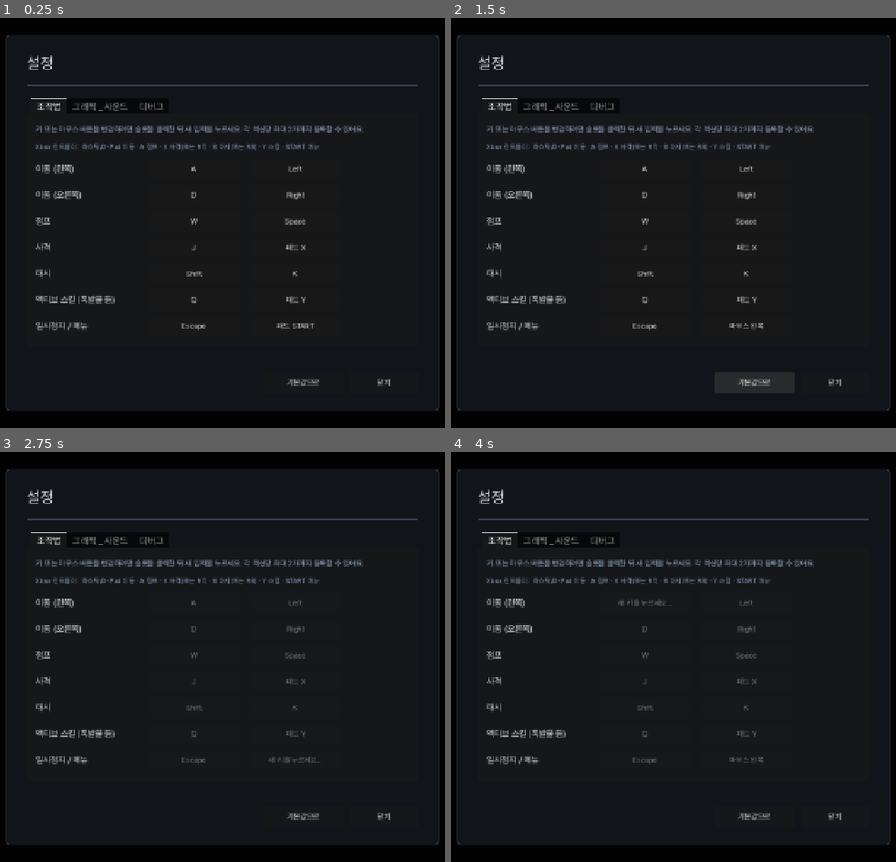
Above: before the commit, frames 1-4 (two rows, left to right).
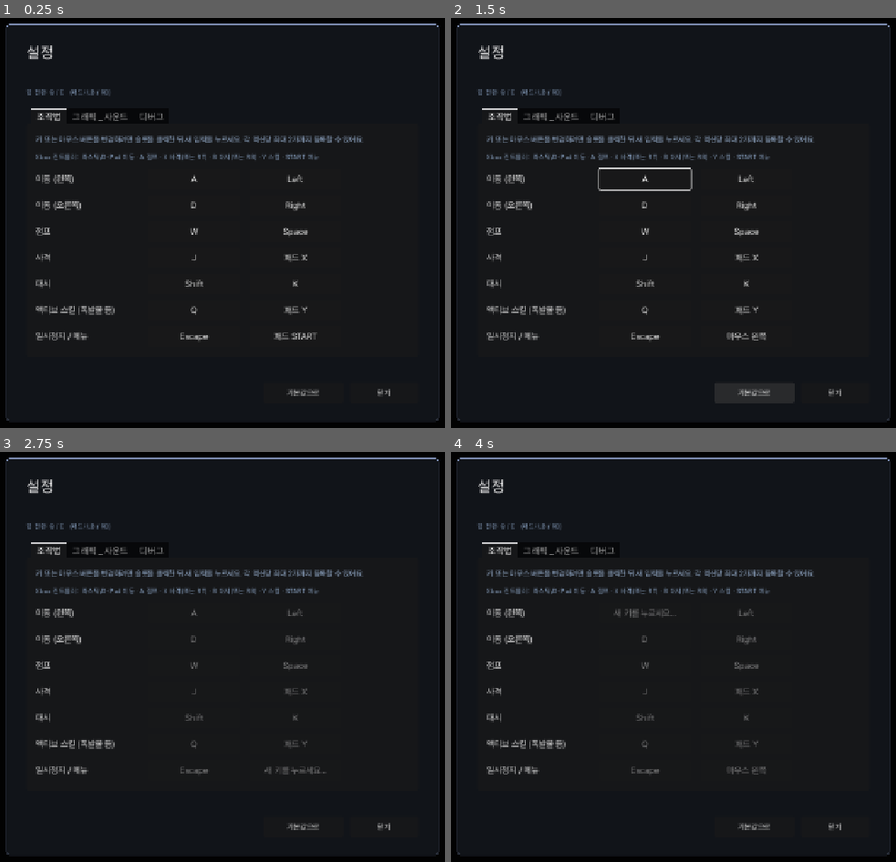
Above: after the commit, the same moments.

Repository: soomin007/EyesOnYou
Game: Godot game, scene res://scenes/settings.tscn
The game is run twice, just before and just after one commit, with the same random seed, the same clock (stepped at 60 frames per second) and the same inputs. This scene is started directly instead of the project's main scene.
Inputs:
- Up to frame 1 (0.25 s): no input
- Up to frame 2 (1.5 s): click "패드 START" at 0.5 s; click "기본값으로" at 1.25 s
- Up to frame 3 (2.75 s): click "마우스 왼쪽" at 2 s
- Up to frame 4 (4 s): click "닫기" at 2.75 s; click "A" at 3.5 s

The runs differ from the first frame. In frame 1, 7.0% of the frame differs, in the area x 1-99%, y 1-99%; in frame 2, 7.2%; in frame 3, 6.7%; in frame 4, 6.9%.

Commit message:
fix(ux): Settings 패드 조작 + 격리병동 이스터에그 매번 노출
격리병동(ward):
- 이스터에그 문 위치(x=2000)의 통로 장애물 플랫폼 제거 — 시야 확보.
- visited_arcturus 영구 게이트 제거 — 매 stage 진입마다 다시 트리거 가능.
  (lore 추적용 플래그는 그대로 set, 단 게이트로 쓰지 않음.)

Settings:
- Q/E (키보드) + LB/RB (패드) 로 탭 전환 — 조작법/그래픽·사운드/디버그 사이.
  키바인드 캡쳐 중엔 비활성화. 상단에 "탭 전환: Q/E (패드: LB/RB)" 안내.
- 위/아래 hold 연속 포커스 이동 — Godot 기본 ui_up/down은 echo 자동 반복이
  안 돼서 _process로 직접 폴링 (initial 0.35s, repeat 0.06s).
- 키바인드 grid에 명시적 focus_neighbor 설정 — 행마다 column 폭이 미세하게
  달라 같은 column 내 위/아래가 두 번 눌러야 이동하던 버그(사용자 피드백)
  해소. clip_text + SHRINK_BEGIN으로 button 폭도 결정적.
- 진입 시 첫 키바인드 버튼에 1s 락아웃 후 자동 포커스.

스토리모드 흐름 답변(질문에 대한 답): 비상탈출로(stage 3) → 보스(stage 4)는
의도된 흐름. 좁고 조용한 우회로 → 마지막 대결 직전 호흡.

Co-Authored-By: Claude Opus 4.7 (1M context) <noreply@anthropic.com>

Diff:
--- a/scripts/MapData.gd
+++ b/scripts/MapData.gd
@@ -441,9 +441,8 @@
 			{"pos": Vector2(2900, 420), "w": 200.0},
 			{"pos": Vector2(2960, 440), "w": 80.0},
 			{"pos": Vector2(3020, 480), "w": 80.0},
-			# 주 통로 장애물
+			# 주 통로 장애물 — 이스터에그 문 위치(x=2000)는 시야가 트여야 해서 제외.
 			{"pos": Vector2(1200, 560), "w": 120.0},
-			{"pos": Vector2(2000, 560), "w": 120.0},
 			{"pos": Vector2(2800, 560), "w": 120.0},
 		],
 		"enemies": {
--- a/scripts/Settings.gd
+++ b/scripts/Settings.gd
@@ -23,6 +23,13 @@
 var dim: ColorRect
 var panel: PanelContainer
 var tabs: TabContainer
+
+# 위/아래 포커스 hold 연속 이동 (사용자 피드백: "쭉 누르고 있어도 드르륵").
+const NAV_INITIAL_DELAY: float = 0.35
+const NAV_REPEAT_INTERVAL: float = 0.06
+var nav_dir: int = 0
+var nav_hold_t: float = 0.0
+var nav_repeat_t: float = 0.0
 
 func _ready() -> void:
 	process_mode = Node.PROCESS_MODE_ALWAYS
@@ -72,6 +79,12 @@
 	divider.custom_minimum_size = Vector2(0, 1)
 	v.add_child(divider)
 
+	var tab_hint := Label.new()
+	tab_hint.text = "탭 전환: Q / E   (패드: LB / RB)"
+	tab_hint.add_theme_font_size_override("font_size", 12)
+	tab_hint.add_theme_color_override("font_color", Color(0.55, 0.65, 0.78))
+	v.add_child(tab_hint)
+
 	tabs = TabContainer.new()
 	tabs.size_flags_vertical = Control.SIZE_EXPAND_FILL
 	tabs.custom_minimum_size = Vector2(0, 380)
@@ -98,6 +111,11 @@
 	bottom_hb.add_child(btn_close)
 
 	_refresh_all_keybind_buttons()
+	# 진입 시 첫 키바인드 버튼에 포커스 잡기 (1s 락아웃 — 메뉴 연타 사고 방지).
+	if ACTIONS.size() > 0:
+		var first_btns: Array = key_buttons.get(str(ACTIONS[0]["id"]), [])
+		if first_btns.size() > 0 and first_btns[0] is Button:
+			GameState.arm_focus_with_delay(self, first_btns[0])
 
 func _build_keybind_tab() -> Control:
 	var outer := MarginContainer.new()
@@ -147,12 +165,45 @@
 		for i in MAX_KEYS_PER_ACTION:
 			var btn := Button.new()
 			btn.custom_minimum_size = Vector2(160, 36)
-			btn.add_theme_font_size_override("font_size", 13)
+			btn.add_theme_font_size_override("font_size", 15)
+			# 가로/세로 size_flags를 SHRINK으로 고정 → 텍스트 길이로 인한 column 폭 변화 방지
+			# (이전엔 "마우스 왼쪽" 등 긴 라벨이 있는 행에서 포커스 이동이 두 번 필요했음).
+			btn.size_flags_horizontal = Control.SIZE_SHRINK_BEGIN
+			btn.clip_text = true
 			btn.pressed.connect(_on_key_button_pressed.bind(action_id, i, btn))
 			grid.add_child(btn)
 			btns.append(btn)
 		key_buttons[action_id] = btns
+	# 명시적 focus_neighbor 설정 — 같은 column 내 위/아래 이동을 결정적으로.
+	# Godot 자동 계산은 인접 cell의 geometry가 미세하게 어긋나면(라벨 폭 차이 등)
+	# "두 번 눌러야 이동" 같은 결과를 낳을 수 있어서 직접 잡아준다.
+	_wire_keybind_focus()
 	return outer
+
+func _wire_keybind_focus() -> void:
+	for action_idx in ACTIONS.size():
+		var aid: String = str(ACTIONS[action_idx]["id"])
+		var btns: Array = key_buttons.get(aid, [])
+		if btns.size() < MAX_KEYS_PER_ACTION:
+			continue
+		var prev_btns: Array = []
+		var next_btns: Array = []
+		if action_idx > 0:
+			prev_btns = key_buttons.get(str(ACTIONS[action_idx - 1]["id"]), [])
+		if action_idx < ACTIONS.size() - 1:
+			next_btns = key_buttons.get(str(ACTIONS[action_idx + 1]["id"]), [])
+		for col in MAX_KEYS_PER_ACTION:
+			var btn: Button = btns[col] as Button
+			if btn == null:
+				continue
+			if prev_btns.size() > col and prev_btns[col] is Control:
+				btn.focus_neighbor_top = btn.get_path_to(prev_btns[col])
+			if next_btns.size() > col and next_btns[col] is Control:
+				btn.focus_neighbor_bottom = btn.get_path_to(next_btns[col])
+			if col == 0 and btns.size() > 1 and btns[1] is Control:
+				btn.focus_neighbor_right = btn.get_path_to(btns[1])
+			if col == 1 and btns[0] is Control:
+				btn.focus_neighbor_left = btn.get_path_to(btns[0])
 
 func _build_debug_tab() -> Control:
 	var outer := MarginContainer.new()
@@ -363,7 +414,62 @@
 		for b in key_buttons[action_id]:
 			(b as Button).disabled = value
 
+func _process(delta: float) -> void:
+	# 위/아래 hold 연속 이동 — Godot 기본 ui_up/down은 echo로 자동 반복되지 않음.
+	if capturing_action != "":
+		return
+	var new_dir: int = 0
+	if Input.is_action_pressed("ui_up"):
+		new_dir = -1
+	elif Input.is_action_pressed("ui_down"):
+		new_dir = 1
+	if new_dir != nav_dir:
+		nav_dir = new_dir
+		nav_hold_t = 0.0
+		nav_repeat_t = NAV_INITIAL_DELAY
+		return
+	if nav_dir == 0:
+		return
+	nav_hold_t += delta
+	nav_repeat_t -= delta
+	if nav_hold_t >= NAV_INITIAL_DELAY and nav_repeat_t <= 0.0:
+		_step_focus_vertical(nav_dir)
+		nav_repeat_t = NAV_REPEAT_INTERVAL
+
+func _step_focus_vertical(dir: int) -> void:
+	var focused := get_viewport().gui_get_focus_owner()
+	if focused == null or not (focused is Control):
+		return
+	var ctrl: Control = focused as Control
+	var side: int = SIDE_TOP if dir < 0 else SIDE_BOTTOM
+	var nb: Control = ctrl.find_valid_focus_neighbor(side)
+	if nb != null:
+		nb.grab_focus()
+
 func _input(event: InputEvent) -> void:
+	# 캡쳐 중엔 아래 분기만. 그 외엔 Q/E or LB/RB로 탭 전환 가능.
+	if capturing_action == "":
+		var tab_dir: int = 0
+		if event is InputEventKey:
+			var ke := event as InputEventKey
+			if ke.pressed and not ke.echo:
+				if ke.keycode == KEY_Q:
+					tab_dir = -1
+				elif ke.keycode == KEY_E:
+					tab_dir = 1
+		elif event is InputEventJoypadButton:
+			var jb := event as InputEventJoypadButton
+			if jb.pressed:
+				if jb.button_index == JOY_BUTTON_LEFT_SHOULDER:
+					tab_dir = -1
+				elif jb.button_index == JOY_BUTTON_RIGHT_SHOULDER:
+					tab_dir = 1
+		if tab_dir != 0 and tabs != null:
+			var n: int = tabs.get_tab_count()
+			if n > 0:
+				tabs.current_tab = (tabs.current_tab + tab_dir + n) % n
+			get_viewport().set_input_as_handled()
+			return
 	if capturing_action == "":
 		return
 	var new_ev: InputEvent = null
--- a/scripts/Stage.gd
+++ b/scripts/Stage.gd
@@ -609,14 +609,13 @@
 	area.body_exited.connect(_on_locked_door_left)
 
 	# 5초 hold 진행도 게이지 — 문 위에 가는 가로 바. holding 상태에서만 가시화.
-	# 이미 방문한 적 있으면(visited_arcturus) 표시조차 하지 않음.
-	if not GameState.visited_arcturus:
-		arcturus_indicator = ColorRect.new()
-		arcturus_indicator.color = Color(0.95, 0.78, 0.45, 0.0)
-		arcturus_indicator.position = Vector2(x - 30.0, GROUND_Y - 168.0)
-		arcturus_indicator.size = Vector2(0.0, 3.0)
-		arcturus_indicator.z_index = 4
-		add_child(arcturus_indicator)
+	# 사용자 피드백: 이스터에그는 매번 다시 볼 수 있게 — visited 게이트 제거.
+	arcturus_indicator = ColorRect.new()
+	arcturus_indicator.color = Color(0.95, 0.78, 0.45, 0.0)
+	arcturus_indicator.position = Vector2(x - 30.0, GROUND_Y - 168.0)
+	arcturus_indicator.size = Vector2(0.0, 3.0)
+	arcturus_indicator.z_index = 4
+	add_child(arcturus_indicator)
 
 func _on_locked_door_approached(body: Node) -> void:
 	if not (body is CharacterBody2D and body == player):
@@ -626,10 +625,9 @@
 		locked_door_triggered = true
 		_show_veil_subtitle("그쪽은 임무 범위 밖이에요.", 3.0)
 		_show_veil_subtitle("그 문, 도면에는 없어요.", 3.0)
-	# 이미 시퀀스 한 번 트리거됐거나(arcturus_state != idle) 영구 방문 완료면 hold 안 됨.
+	# 이미 시퀀스 한 번 트리거됐으면(arcturus_state != idle) 같은 stage 내에선 재진입 X.
+	# visited_arcturus 영구 게이트는 제거 — 매 stage 진입마다 다시 볼 수 있게.
 	if arcturus_state != "idle":
-		return
-	if GameState.visited_arcturus:
 		return
 	arcturus_state = "holding"
 	arcturus_hold_t = 0.0
